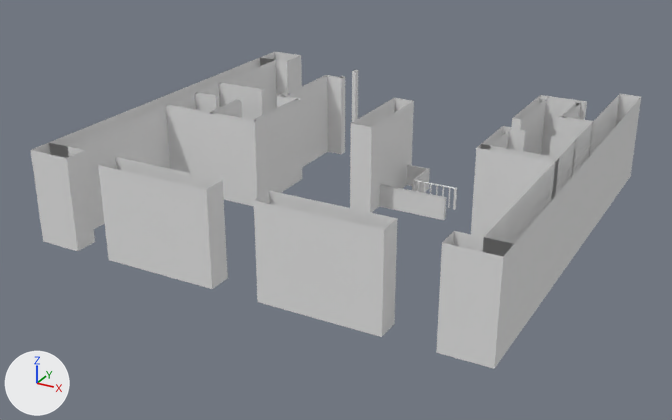
An edit to the Blender file asset-sources/room.blend, drawn before and after from the same camera.
Both versions are drawn from a 50 mm lens placed at (17.7, -35.5, 16.6), pointed at (-0.3, -2.7, 0.2). Lighting does not change. The marker at lower left points along +X, +Y and +Z. Objects named as collision shapes, trigger or cutter boxes, shadow casters or lower levels of detail are left out.

Names of what the first picture shows: 'Walls'.
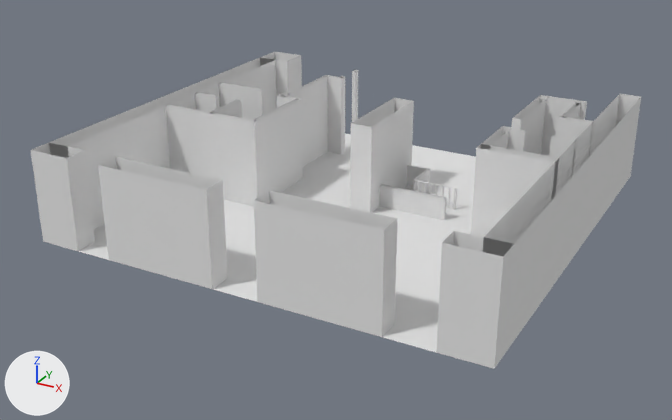
Commit message: Added floor

Patch to the scene script:
```diff
--- a/asset-sources/room.blend.py
+++ b/asset-sources/room.blend.py
@@ me_floor @@
+me_floor.from_pydata([(10.0, -11.0, 0.0), (-9.3, -11.0, 0.0), (10.0, 7.0, 0.0), (-9.3, 7.0, 0.0)], [], [(1, 0, 2, 3)])
@@ ob_floor @@
+ob_floor = bpy.data.objects.new('Floor', me_floor)
+ob_floor.location = (0.0, 0.0, 0.0)
```

Where the change shows, as pixel boxes (x1, y1, x2, y2) in the pictures (672 x 420 px):
'Floor', added: after (79, 133, 476, 352)
